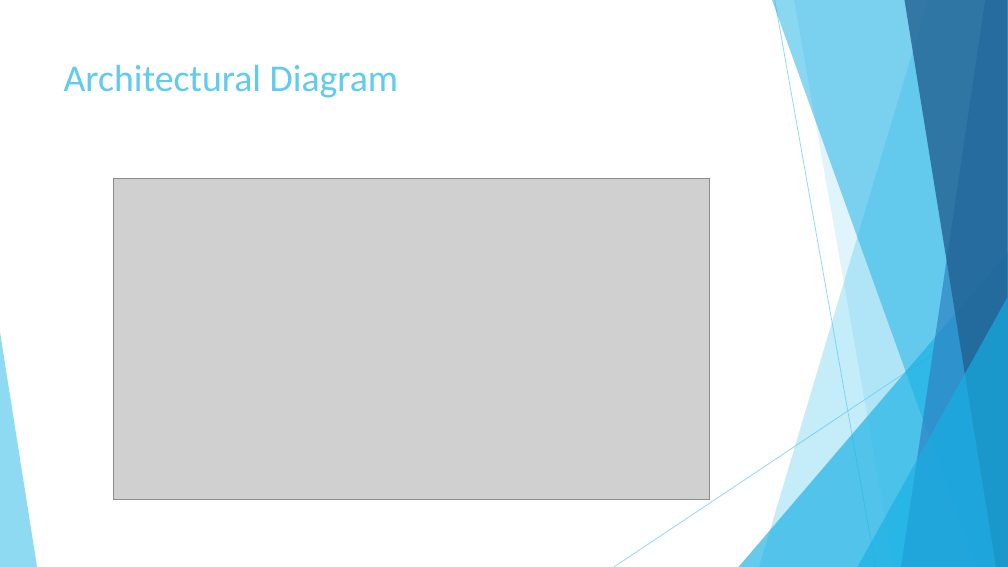
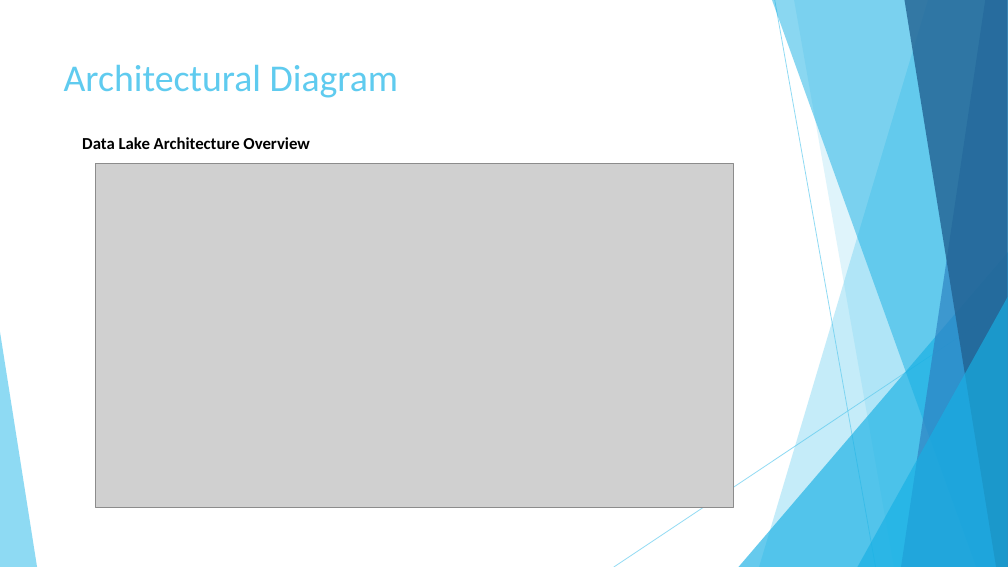
Before and after one commit to rdinesh808/Data_Lake_Construction_and_Querying_With_PySpark, a slide deck: slide 4 of Data_Lake_Construction_and_Querying_With_PySpark.pptx. Drawn at 1008x567 pixels with LibreOffice and Linux fonts; fonts in the diff are those of the drawing; grey boxes stand for pictures. Boxes give left, top, right and bottom in pixels: in the first picture for what was removed or moved away, otherwise in the second. Text is boxed around its words. In the diff, an @@ line names an element or a change of style, - is before the commit and + after.

```diff
--- a/Data_Lake_Construction_and_Querying_With_PySpark.pptx
+++ b/Data_Lake_Construction_and_Querying_With_PySpark.pptx
@@ text added at (82, 137, 309, 149), 16 pt, text #000000, bold @@
+Data Lake Architecture Overview
@@ picture: place and size @@
-picture at (114, 178, 709, 499)
+picture at (95, 163, 734, 507)
```
Also in this commit, not shown: 7 other slides changed, 1 slide added, 1 other file.
